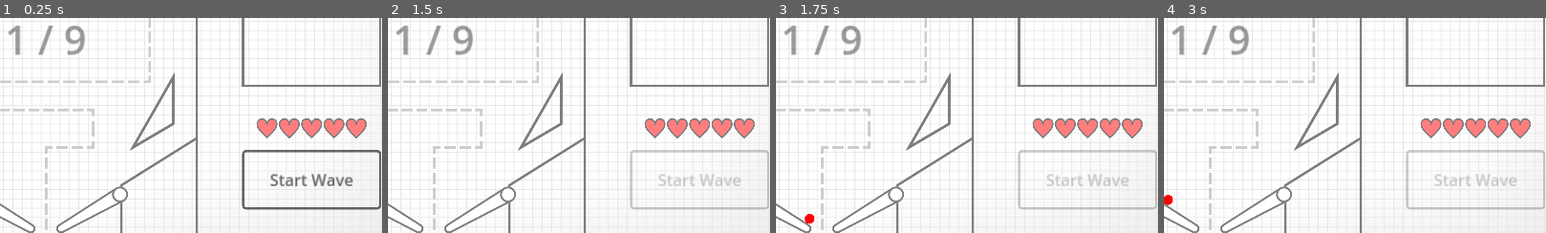
Above: before the commit, frames 1-4 (left to right).
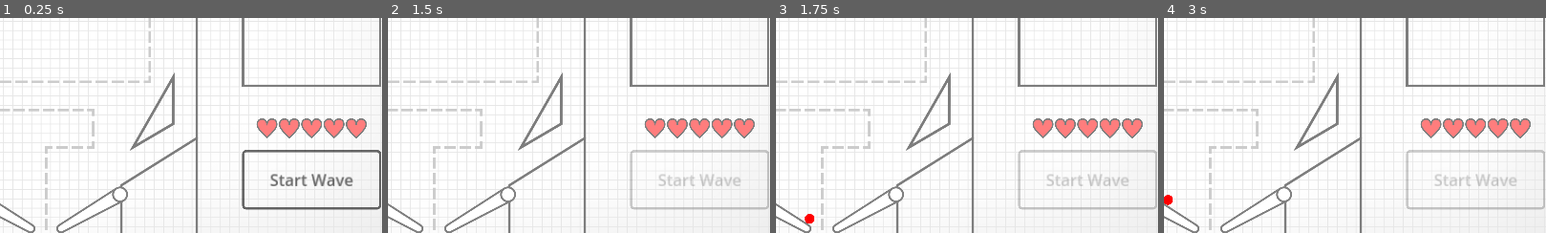
Above: after the commit, the same moments.

Repository: cxhuy/ptd
Game: Godot game, scene res://scenes/game.tscn
Same seed, same stepped clock (60 frames per second), same inputs: the game is played once before the commit and once after it.
Inputs:
- Up to frame 1 (0.25 s): no input
- Up to frame 2 (1.5 s): click "Start Wave" at 0.5 s; click "Upgrade 1000 / 2" at 1.25 s
- Up to frame 3 (1.75 s): no input
- Up to frame 4 (3 s): click "Upgrade 998 / 4" at 2 s; click "Upgrade 994 / 10" at 2.75 s
The pictures show only the part of the screen within x 44-94%, y 45-95%; the shares and areas given below are measured in that part.

The runs differ from the first frame. In frame 1, 0.8% of the frame differs, in the area x 2-23%, y 3-18%; in frame 2, 0.8%; in frame 3, 0.8%; in frame 4, 0.8%.

Commit message:
feat: show tower limit when adding tower

Diff:
--- a/scenes/ui.tscn
+++ b/scenes/ui.tscn
@@ -323,6 +323,7 @@
 text = "Start Wave"
 
 [node name="TowerLimit" type="Label" parent="."]
+visible = false
 modulate = Color(1, 1, 1, 0.392157)
 offset_left = 585.0
 offset_right = 1335.0
--- a/scripts/towerAdd.gd
+++ b/scripts/towerAdd.gd
@@ -17,6 +17,9 @@
 		towerInstance = tower.instantiate()
 
 	if event is InputEventMouseButton and event.button_mask == 1:
+		get_node("../../../TowerLimit").show()
+		get_node("../../../TowerLimit").text = \
+			str(get_tree().get_nodes_in_group("Towers").size()) + " / " + str(Data.towerLimit)
 		get_node("../../../").updateTowerData(towerId)
 		if Data.towerData[towerId]["quantity"] > 0:
 			add_child(towerInstance)
@@ -26,6 +29,7 @@
 		get_child(2).global_position = event.global_position
 
 	elif event is InputEventMouseButton and event.button_mask == 0 and Data.towerData[towerId]["quantity"] > 0:
+		get_node("../../../TowerLimit").hide()
 		var dropPos: Vector2 = get_child(2).global_position
 		get_child(2).queue_free()
 		if Data.towerData[towerId]["quantity"] > 0:
